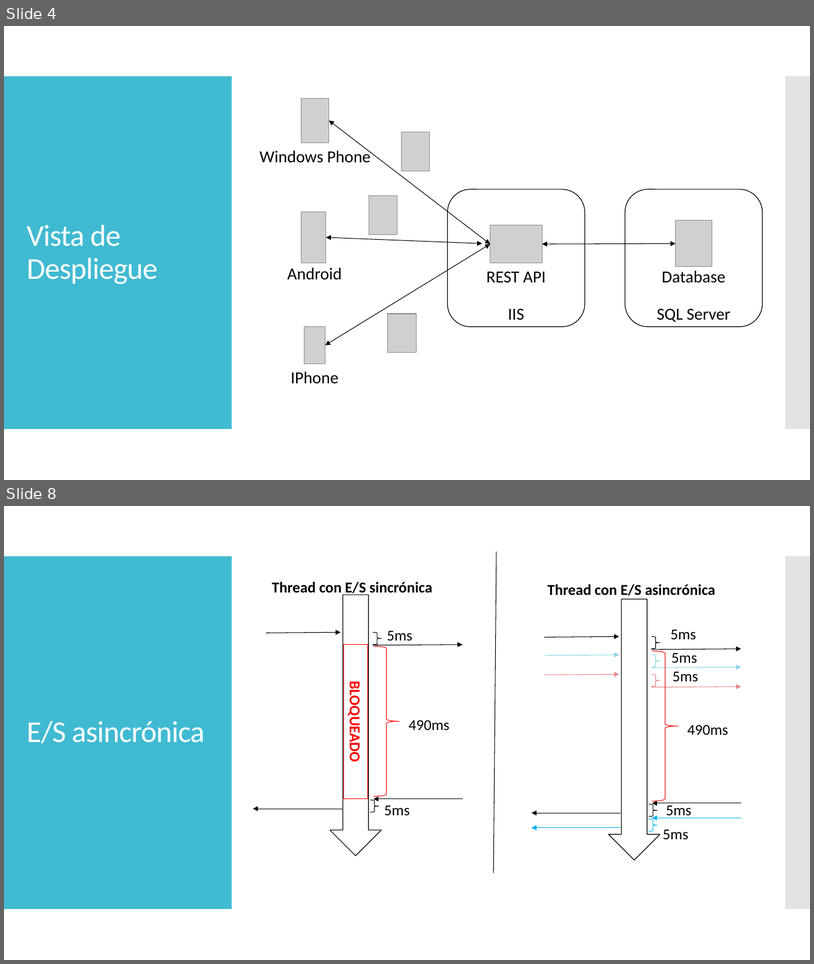
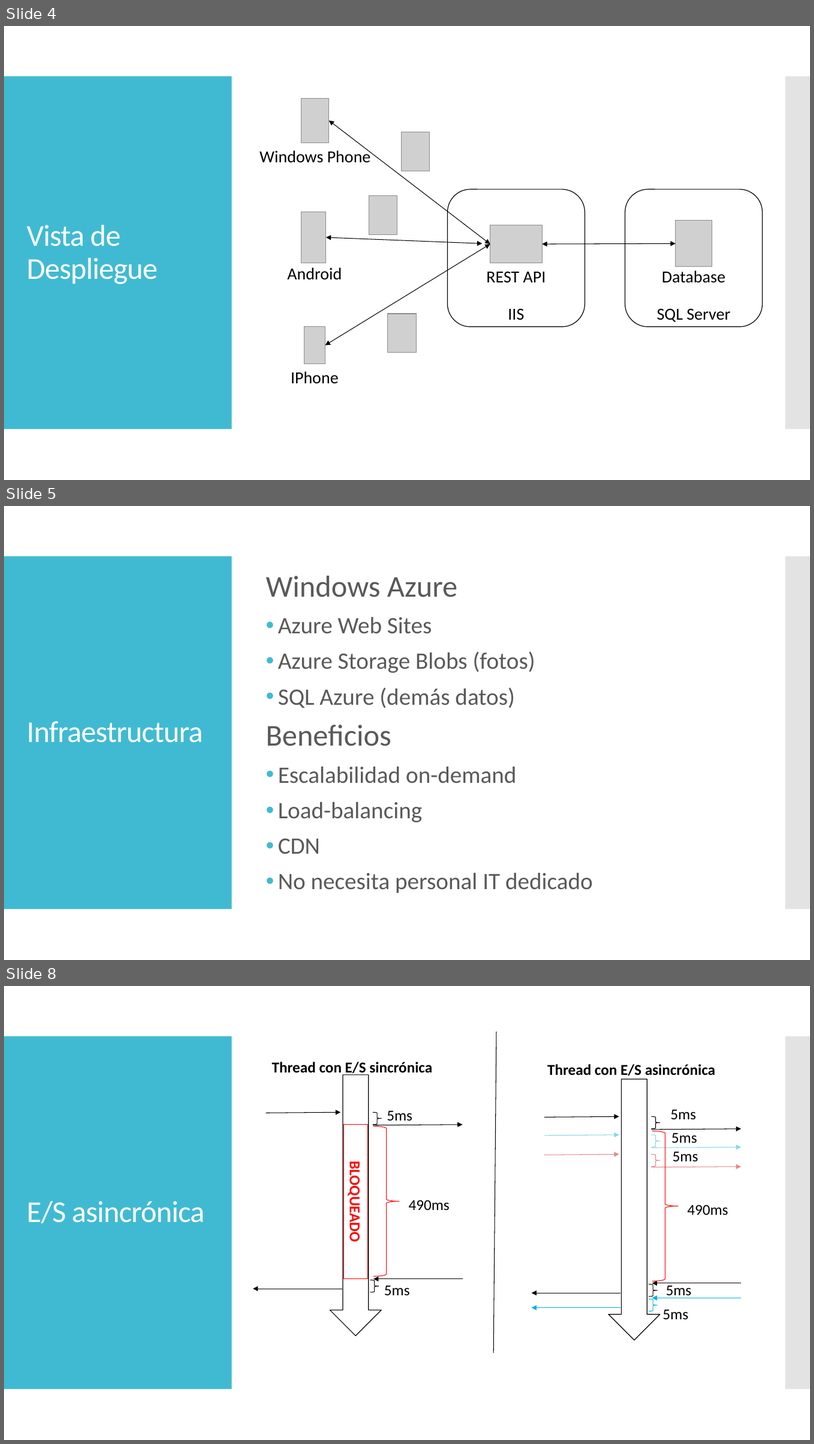
Before and after one commit to dschenkelman/taller-proyectos, a slide deck: Assets/PresentacionTecnica.pptx. Shown one above the other, each under a label of ours: slides 4 and 8 before the commit, slides 4, 5 and 8 after it; the slides between them are not shown. The pictures are 814x964 and 814x1444 pixels, drawn with LibreOffice and Linux fonts; fonts in the diff are those of the drawing; grey boxes stand for pictures. Boxes give left, top, right and bottom in pixels: in the first picture for what was removed or moved away, otherwise in the second. Text is boxed around its words. In the diff, an @@ line names an element or a change of style, - is before the commit and + after.

```diff
--- a/Assets/PresentacionTecnica.pptx
+++ b/Assets/PresentacionTecnica.pptx
@@ slide 5 added at bbox=[4, 506, 810, 960], background #FFFFFF; not listed: 2 template elements that a slide beside it also shows @@
@@ text added at bbox=[266, 576, 593, 893], 28 pt, text #595959 @@
+Windows Azure
+• Azure Web Sites
+• Azure Storage Blobs (fotos)
+• SQL Azure (demás datos)
+Beneficios
+• Escalabilidad on-demand
+• Load-balancing
+• CDN
+• No necesita personal IT dedicado
@@ title added at bbox=[27, 721, 203, 742], 36 pt, text #FFFFFF @@
+Infraestructura
```
Also in this commit, not shown: 5 slides changed, 1 slide removed, 1 other file.
